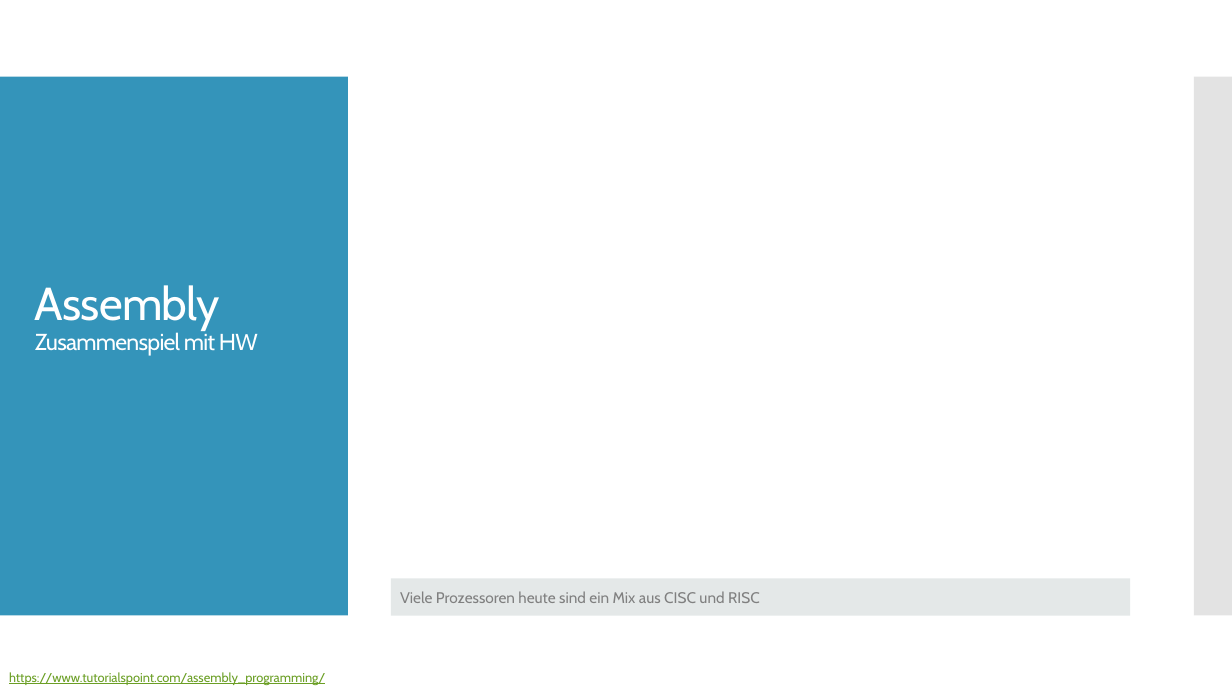
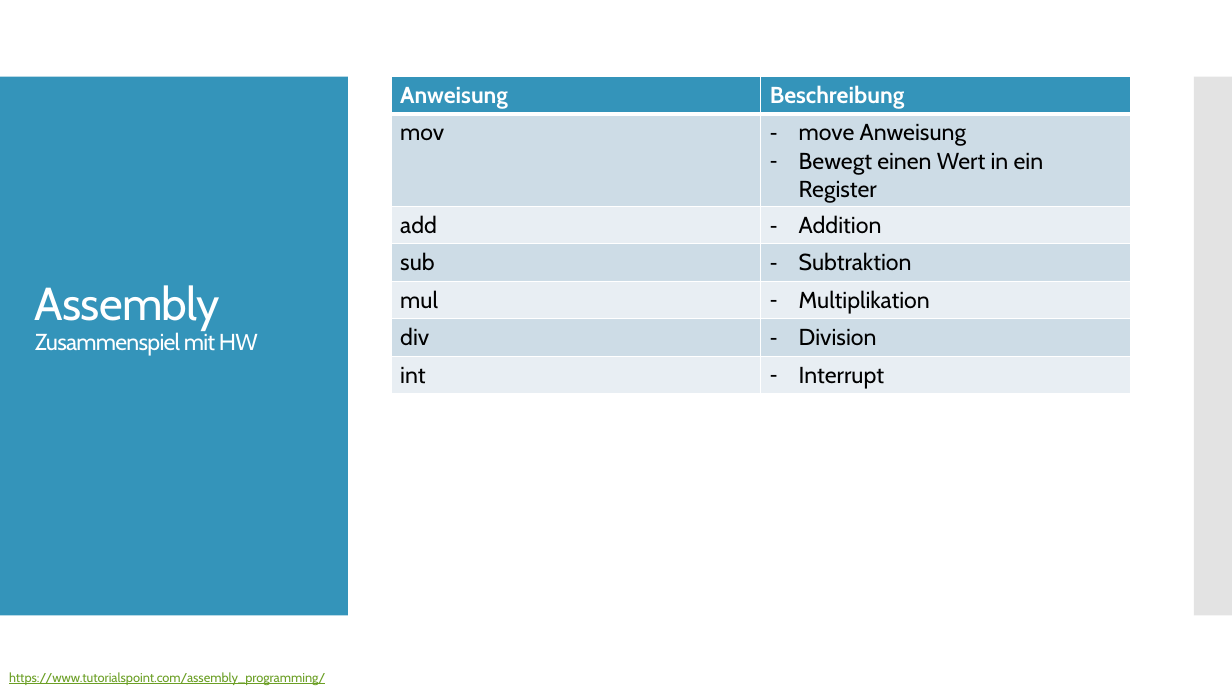
Before and after one commit to christopherchristensen/assembler, a slide deck: slide 11 of docs/ppt/presentation.pptx (slide 7 before the commit). Drawn at 1232x693 pixels with LibreOffice and Linux fonts; fonts in the diff are those of the drawing. Boxes give left, top, right and bottom in pixels: in the first picture for what was removed or moved away, otherwise in the second. Text is boxed around its words. In the diff, an @@ line names an element or a change of style, - is before the commit and + after.

```diff
--- a/docs/ppt/presentation.pptx
+++ b/docs/ppt/presentation.pptx
@@ table added at (391,77,1130,393), 7 rows, 2 columns @@
+Anweisung | Beschreibung
+mov | move Anweisung / Bewegt einen Wert in ein Register
+add | Addition
+sub | Subtraktion
+mul | Multiplikation
+div | Division
+int | Interrupt
@@ rectangle removed at (391,579,1130,616) @@
-Viele Prozessoren heute sind ein Mix aus CISC und RISC
```
Also in this commit, not shown: 3 other slides changed, 4 slides added, 2 other files.
